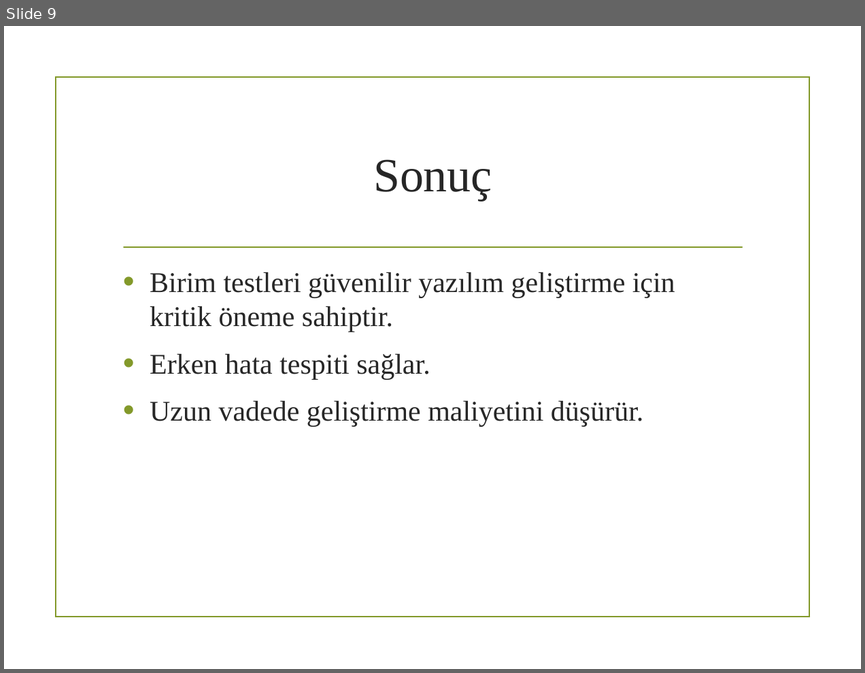
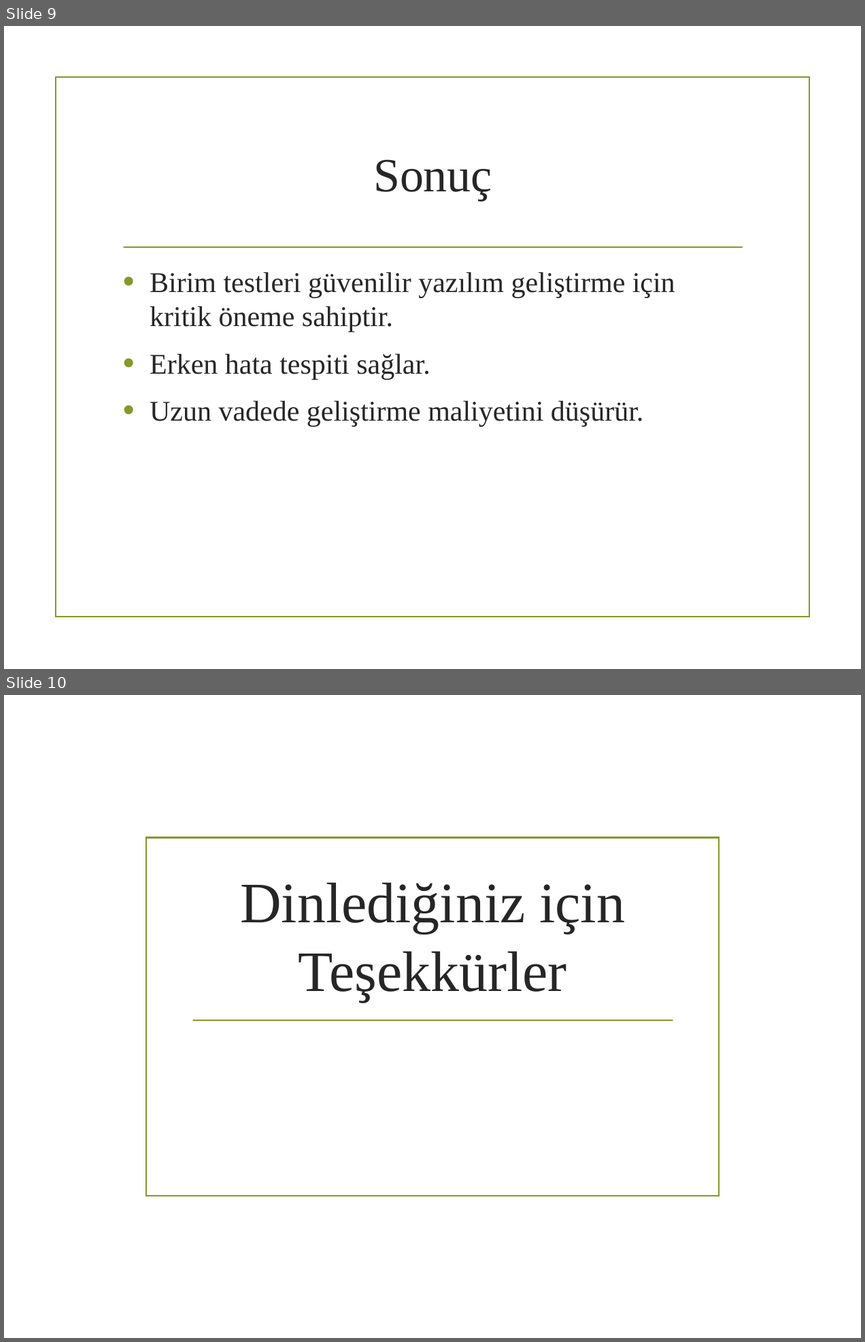
Before and after one commit to ahmetyusufbirdir03/Yazilim-Test-Muhendisligi-Donem-Projesi, a slide deck: Birim Test.pptx. Shown one above the other, each under a label of ours: slide 9 before the commit, slides 9 and 10 after it. The pictures are 865x673 and 865x1342 pixels, drawn with LibreOffice and Linux fonts; fonts in the diff are those of the drawing; background and template pictures are left out. Boxes give left, top, right and bottom in pixels: in the first picture for what was removed or moved away, otherwise in the second. Text is boxed around its words. In the diff, an @@ line names an element or a change of style, - is before the commit and + after.

```diff
--- a/Birim Test.pptx
+++ b/Birim Test.pptx
@@ slide 10 added at bbox=[4, 695, 861, 1338], background picture (left out) @@
@@ rectangle added at bbox=[146, 837, 719, 1195], outline #83992A 1.25 pt @@
@@ title added at bbox=[240, 882, 626, 1002], 48 pt, text #262626 @@
+Dinlediğiniz için Teşekkürler
@@ line added from (193, 1021) to (672, 1021), #83992A 1.25 pt @@
```
Also in this commit, not shown: 1 slide changed.
